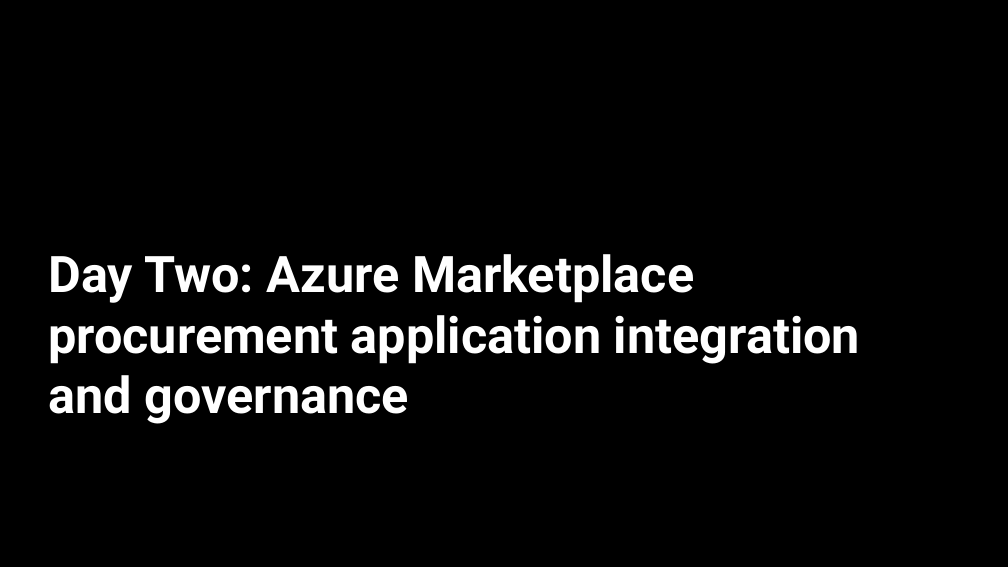
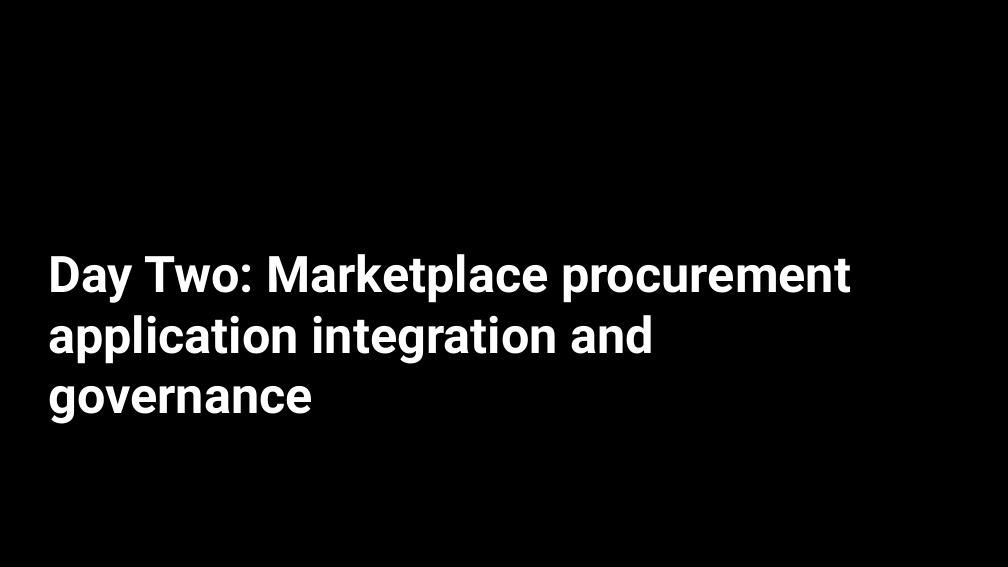
Before and after one commit to opsgility/marketplace, a slide deck: slide 4 of azure-marketplace-workshop/Day 2 - Skilling Deck for Microsoft Marketplace.pptx. Drawn at 1008x567 pixels with LibreOffice and Linux fonts; fonts in the diff are those of the drawing; background and template pictures are left out. Boxes give left, top, right and bottom in pixels: in the first picture for what was removed or moved away, otherwise in the second. Text is boxed around its words. In the diff, an @@ line names an element or a change of style, - is before the commit and + after.

```diff
--- a/azure-marketplace-workshop/Day 2 - Skilling Deck for Microsoft Marketplace.pptx
+++ b/azure-marketplace-workshop/Day 2 - Skilling Deck for Microsoft Marketplace.pptx
@@ text at bbox=[48, 254, 851, 424]: text changed @@
-Day Two: Azure Marketplace procurement application integration and governance
+Day Two: Marketplace procurement application integration and governance
```
Also in this commit, not shown: 7 other slides changed, 1 other file.
